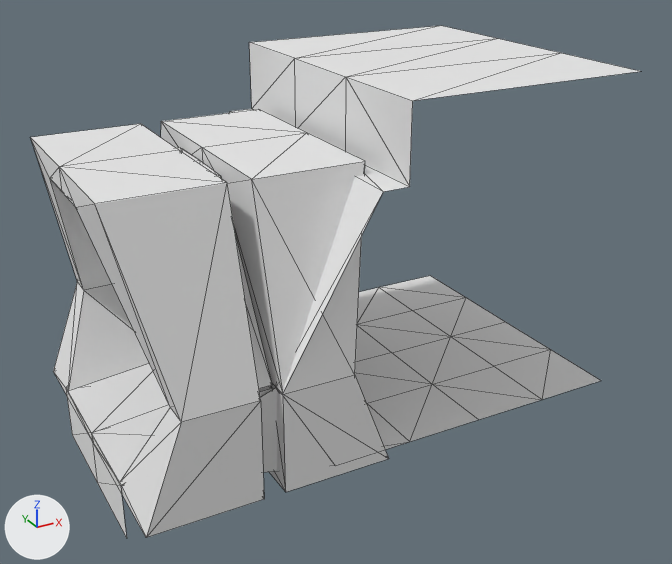
The OBJ model demoScene/modules/assets/room-entry.obj, before and after one commit.
Rendered twice from a 50 mm camera at (-7.81, -12.17, 7.66) aimed at (-1.26, -0.26, 1.71). The lights are fixed; the arrows at lower left show +X, +Y and +Z. Mesh edges are drawn as thin lines. Where no turn or scale is listed for an object, it has been applied to the vertices.

Before the edit, the objects in view are built like this:
```python
me_room_entry = bpy.data.meshes.new('room-entry')
me_room_entry.from_pydata(...)  # 163 vertices, 284 faces; spans x -5.29..2.5, y -2.5..2.5, z -0.89..5.07
me_room_entry.materials.append(mat_02___default)  # white #e7e7e7
ob_room_entry = bpy.data.objects.new('room-entry', me_room_entry)
ob_room_entry.location = (0.0, 0.0, 0.0)
```
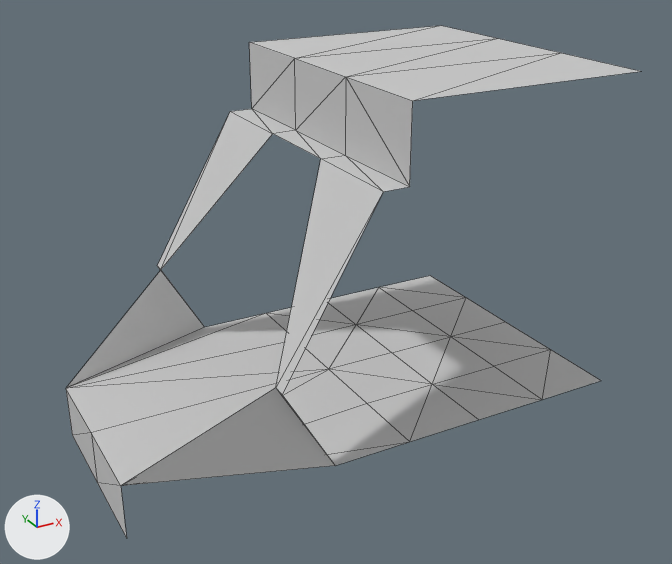
Pixel boxes (x1, y1, x2, y2) of what changed, in the pictures (672 x 564 px):
'room-entry', reshaped
    before: (31, 26, 641, 538)
    after: (66, 26, 641, 538)
part 1 of me_room_entry, deleted
    before: (161, 109, 389, 492)
part 2 of me_room_entry, deleted
    before: (31, 124, 264, 538)
part 3 of me_room_entry, deleted
    before: (259, 386, 273, 397)
part 4 of me_room_entry, deleted
    before: (177, 148, 272, 389)
part 5 of me_room_entry, recoloured (white to grey)
    both: (66, 26, 640, 536)

Edits to the bpy script that builds the scene:
```text
Add mat_wall:
    mat_wall = principled_material('wall')
    mat_wall.base_color = (0.588, 0.588, 0.588)  # light grey #cacaca
    mat_wall.roughness = 0.9
Change me_room_entry:
    used by ob_room_entry; location = (0.0, 0.0, 0.0)
    remove me_room_entry.from_pydata(...)  # 163 vertices, 284 faces; spans x -5.29..2.5, y -2.5..2.5, z -0.89..5.07
    add me_room_entry.from_pydata(...)  # 48 vertices, 62 faces; spans x -5.29..2.5, y -2.5..2.5, z -0.89..5.07
    me_room_entry part 1: the loose piece of 32 vertices spanning x -3.28..-1.61, y -2.5..2.5, z -0.18..4.12 is deleted
    me_room_entry part 2: the loose piece of 32 vertices spanning x -5.28..-3.61, y -2.5..2.5, z -0.18..4.12 is deleted
    me_room_entry part 3: the loose piece of 26 vertices spanning x -3.6..-3.3, y -2.26..2.26, z 0.02..1.93 is deleted
    me_room_entry part 4: the loose piece of 25 vertices spanning x -3.6..-3.3, y -2.26..2.26, z 1.41..3.93 is deleted
    me_room_entry part 5: 62 faces spanning x -5.29..2.5, y -2.5..2.5, z -0.89..5.07 switch from mat_02___default (white #e7e7e7) to mat_wall (light grey #cacaca)
```
